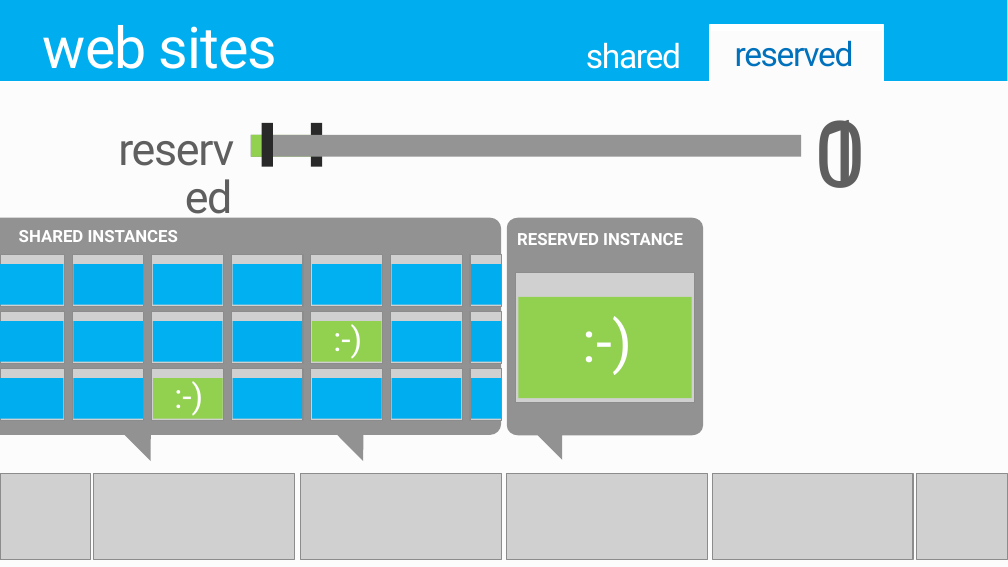
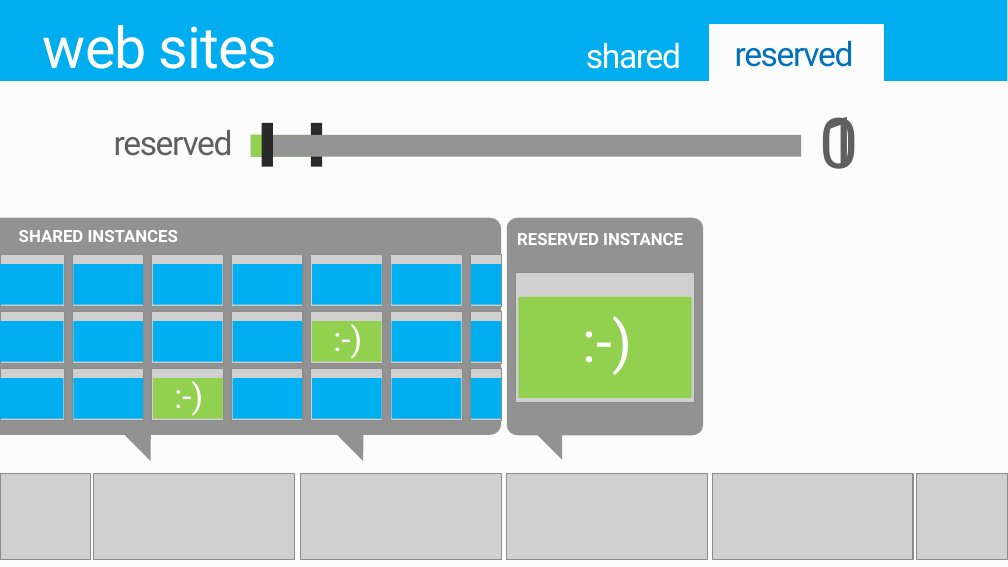
Before and after one commit to raz2/PRESENTATION-WindowsAzureWebSites, a slide deck: slide 11 of WindowsAzureWebSites.pptx (slide 10 before the commit). Drawn at 1008x567 pixels with LibreOffice and Linux fonts; fonts in the diff are those of the drawing; grey boxes stand for pictures; background and template pictures are left out. Boxes give left, top, right and bottom in pixels: in the first picture for what was removed or moved away, otherwise in the second. Text is boxed around its words. In the diff, an @@ line names an element or a change of style, - is before the commit and + after.

```diff
--- a/WindowsAzureWebSites.pptx
+++ b/WindowsAzureWebSites.pptx
@@ text "0" at (x1=819, y1=117, x2=858, y2=169): size 66 to 50 pt; less space between paragraphs @@
@@ text "1" at (x1=822, y1=117, x2=861, y2=169): size 66 to 50 pt; less space between paragraphs @@
@@ text "reserved" at (x1=114, y1=130, x2=233, y2=156): size 32 to 24 pt @@
```
Also in this commit, not shown: 7 other slides changed, 1 slide added.
